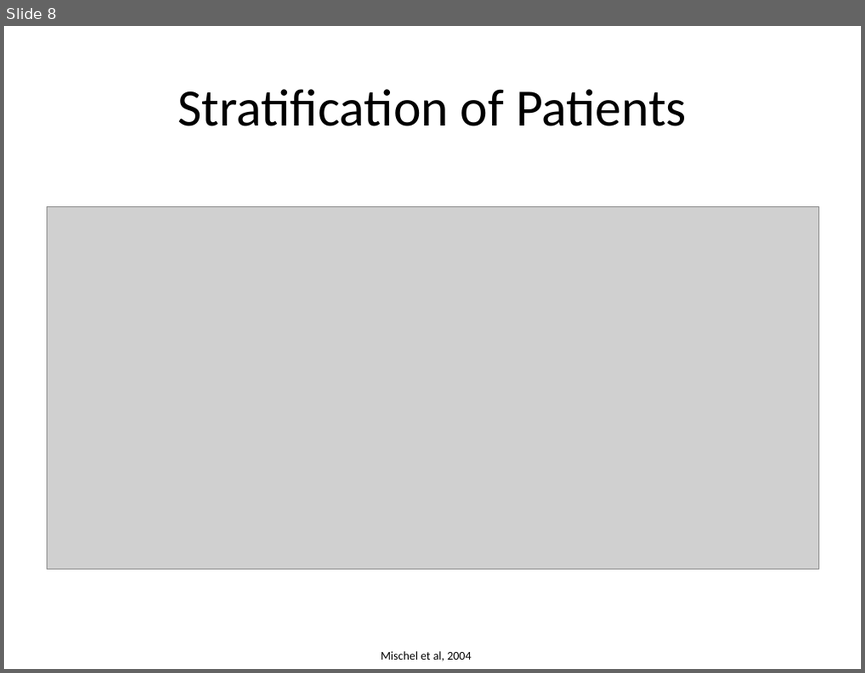
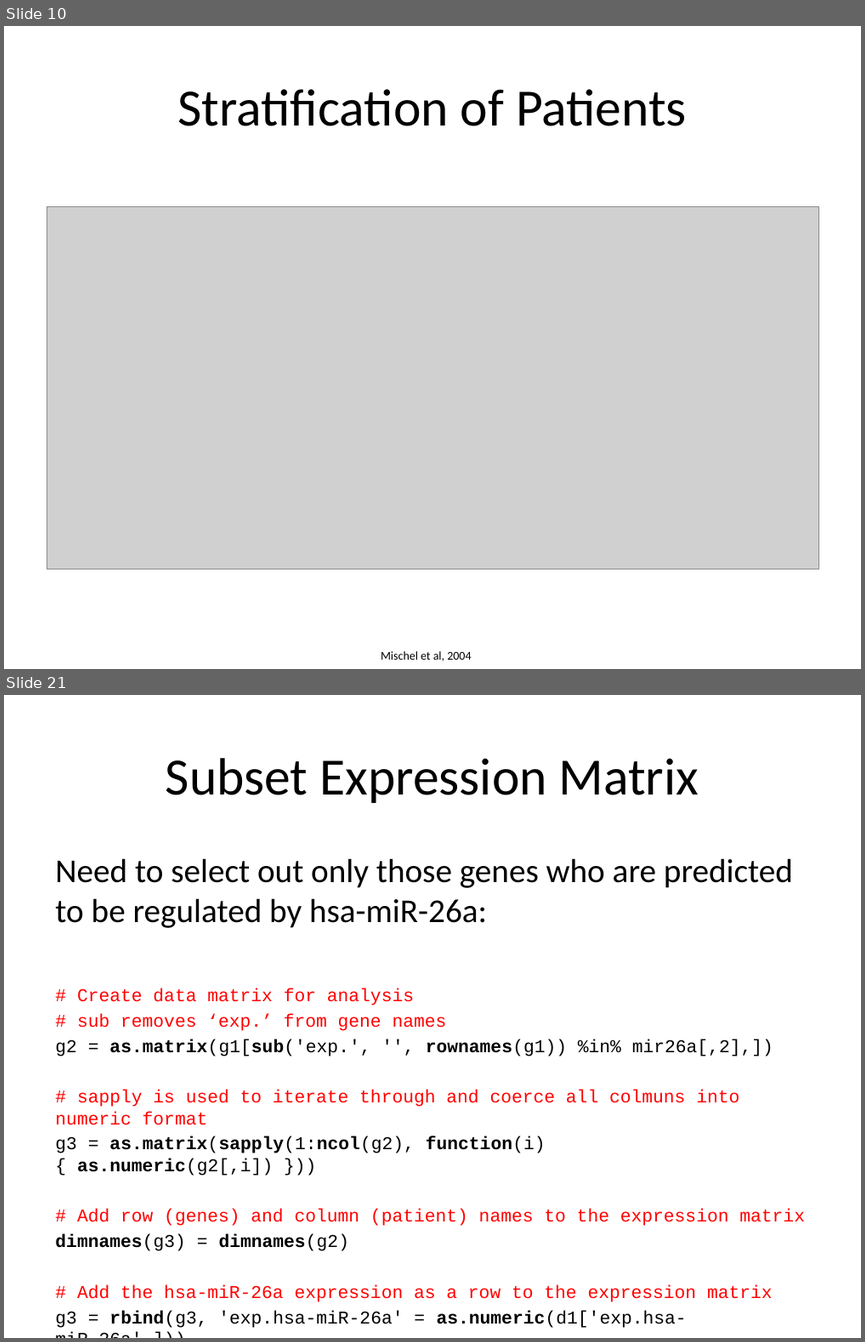
Before and after one commit to cplaisier/isbIntoSysBio, a slide deck: inferringBiologicallyMeaningfulRelationships.pptx. Shown one above the other, each under a label of ours: slide 8 before the commit, slides 10 and 21 after it; the slides between them are not shown. The pictures are 865x673 and 865x1342 pixels, drawn with LibreOffice and Linux fonts; fonts in the diff are those of the drawing; grey boxes stand for pictures. Boxes give left, top, right and bottom in pixels: in the first picture for what was removed or moved away, otherwise in the second. Text is boxed around its words. In the diff, an @@ line names an element or a change of style, - is before the commit and + after.

```diff
--- a/inferringBiologicallyMeaningfulRelationships.pptx
+++ b/inferringBiologicallyMeaningfulRelationships.pptx
@@ slide 21 added at bbox=[4, 695, 861, 1338], background #FFFFFF @@
@@ title added at bbox=[166, 758, 698, 803], 44 pt, text #000000 @@
+Subset Expression Matrix
@@ text added at bbox=[55, 858, 805, 1327], 15.2 pt, text #000000 @@
+Need to select out only those genes who are predicted to be regulated by hsa-miR-26a:
+# Create data matrix for analysis
+# sub removes ‘exp.’ from gene names
+g2 = as.matrix(g1[sub('exp.', '', rownames(g1)) %in% mir26a[,2],])
+# sapply is used to iterate through and coerce all colmuns into numeric format
+g3 = as.matrix(sapply(1:ncol(g2), function(i) { as.numeric(g2[,i]) }))
+# Add row (genes) and column (patient) names to the expression matrix
+dimnames(g3) = dimnames(g2)
+# Add the hsa-miR-26a expression as a row to the expression matrix
+g3 = rbind(g3, 'exp.hsa-miR-26a' = as.numeric(d1['exp.hsa-miR-26a',]))
@@ what was slide 8 is now slide 10 @@
```
Also in this commit, not shown: 45 other slides added, 4 slides removed, 9 other files.
